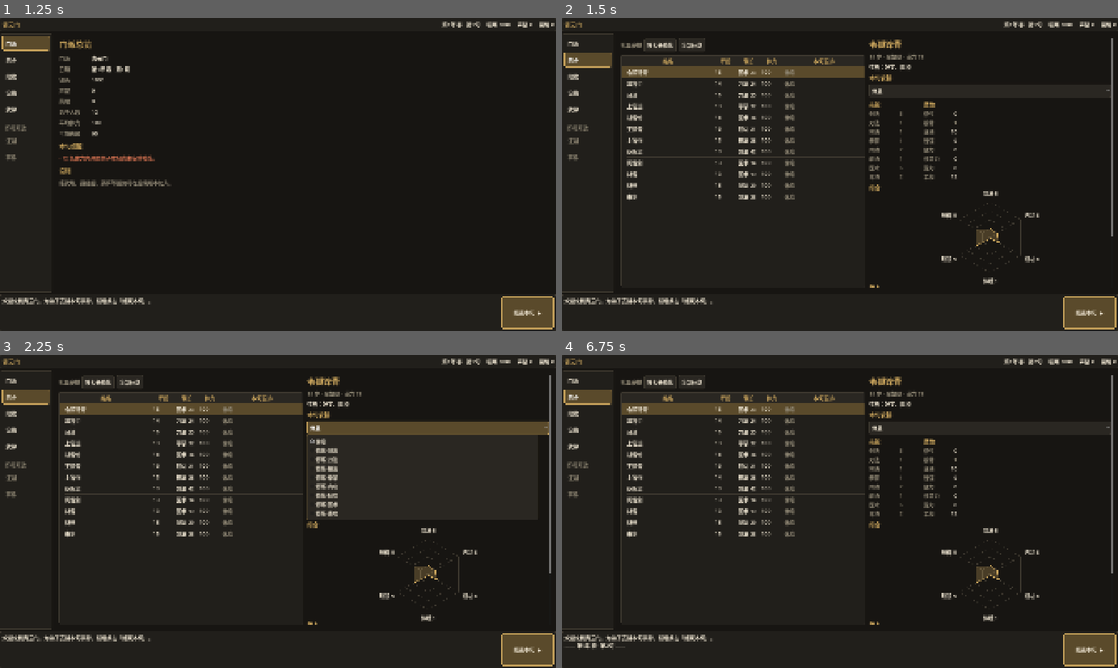
Above: before the commit, frames 1-4 (two rows, left to right).
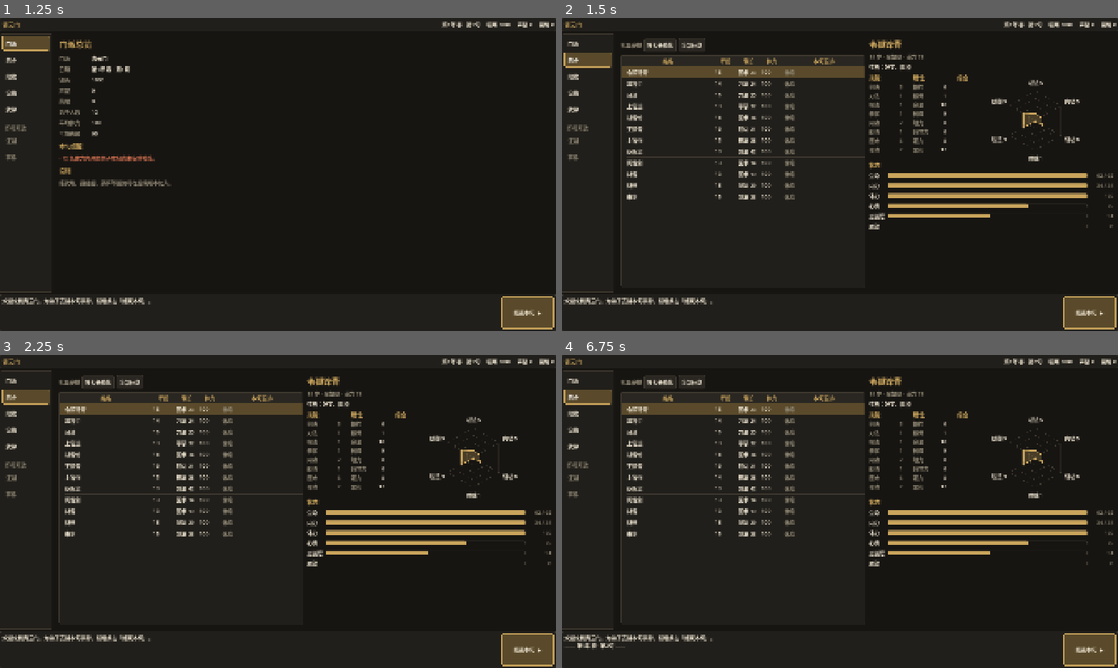
Above: after the commit, the same moments.

Repository: SingerLeo/wuxia_strategy
Game: Godot game, scene res://scenes/main.tscn
Two runs of this game, one before a commit and one after it. Both use one fixed random seed, a clock stepped at 60 frames per second and the inputs below.
Inputs (mouse positions are in pixels of both pictures, inside the frame that each line leads up to):
- Up to frame 1 (1.25 s): click "门派" at 0.5 s
- Up to frame 2 (1.5 s): click "弟子" at 1.25 s
- Up to frame 3 (2.25 s): click (428, 426) at 2 s, where only the run before the commit has a clickable "休息"
- Up to frame 4 (6.75 s): click "招收" at 2.75 s; click "设施" at 3.5 s; click "武学" at 4.25 s; click "结束本旬 ▶" at 5 s; click "门派" at 5.75 s; click "弟子" at 6.5 s

Frame 1 is identical in both runs. In frame 2, 4.7% of the frame differs, in the area x 55-100%, y 6-87%; in frame 3, 6.6%; in frame 4, 4.7%.

Commit message:
Roster detail: radar beside attributes, remove per-disciple plan dropdown
Co-Authored-By: Claude Sonnet 5.5 <noreply@anthropic.com>

Diff:
--- a/src/ui/pages/roster_page.gd
+++ b/src/ui/pages/roster_page.gd
@@ -184,19 +184,17 @@
 	var traits := "、".join(d.traits)
 	_detail.add_child(Page.make_label("性格：" + traits))
 
-	_detail.add_child(Page.make_label("本旬安排", &"Subheading"))
-	_detail.add_child(_make_plan_option(d))
-
-	# 上：技能 / 属性 两列，数字为 1~20 分（鼠标悬停可看原始值与上限）
+	# 技能 / 属性 两列（数字为 1~20 分，鼠标悬停可看原始值与上限），右侧是六维雷达
 	var columns := HBoxContainer.new()
-	columns.add_theme_constant_override("separation", 72)
+	columns.add_theme_constant_override("separation", 36)
 	columns.add_child(_value_column("技能", Balance.SKILLS, UiText.SKILL, d, true))
 	columns.add_child(_value_column("属性", Balance.ATTRIBUTES, UiText.ATTR, d, false))
-	_detail.add_child(columns)
-
-	# 下：六维雷达
-	_detail.add_child(Page.make_label("综合", &"Subheading"))
+
+	var radar_box := VBoxContainer.new()
+	radar_box.size_flags_horizontal = Control.SIZE_EXPAND_FILL
+	radar_box.add_child(Page.make_label("综合", &"Subheading"))
 	_radar = RadarChart.new()
+	_radar.size_flags_horizontal = Control.SIZE_EXPAND_FILL
 	var labels: Array[String] = []
 	var values: Array[float] = []
 	var texts: Array[String] = []
@@ -205,7 +203,9 @@
 		values.append(dim["value"] / Balance.STAT_MAX)
 		texts.append(str(UiText.score(dim["value"])))
 	_radar.set_data(labels, values, texts)
-	_detail.add_child(_radar)
+	radar_box.add_child(_radar)
+	columns.add_child(radar_box)
+	_detail.add_child(columns)
 
 	_detail.add_child(Page.make_label("状态", &"Subheading"))
 	var hp_max := Growth.max_hp(d)
@@ -254,18 +254,3 @@
 
 func radar() -> RadarChart:
 	return _radar
-
-
-func _make_plan_option(d: Disciple) -> OptionButton:
-	var opt := OptionButton.new()
-	opt.add_item("休息")
-	for s in Balance.SKILLS:
-		opt.add_item("修炼·" + UiText.SKILL[s])
-	var current := Game.plan_of(d.id)
-	opt.select(0 if current == &"" else Balance.SKILLS.find(current) + 1)
-	opt.item_selected.connect(_on_plan_selected.bind(d.id))
-	return opt
-
-
-func _on_plan_selected(index: int, id: int) -> void:
-	Game.set_plan(id, &"" if index == 0 else Balance.SKILLS[index - 1])
--- a/src/ui/widgets/radar_chart.gd
+++ b/src/ui/widgets/radar_chart.gd
@@ -11,7 +11,7 @@
 
 
 func _init() -> void:
-	custom_minimum_size = Vector2(380, 300)
+	custom_minimum_size = Vector2(300, 260)
 
 
 func set_data(labels: Array[String], values: Array[float], texts: Array[String]) -> void:
@@ -38,7 +38,7 @@
 	if n < 3:
 		return
 	var center := size / 2.0
-	var radius := minf(size.x * 0.5 - 70.0, size.y * 0.5 - 28.0)
+	var radius := minf(size.x * 0.5 - 56.0, size.y * 0.5 - 28.0)
 	if radius <= 10.0:
 		return
 
